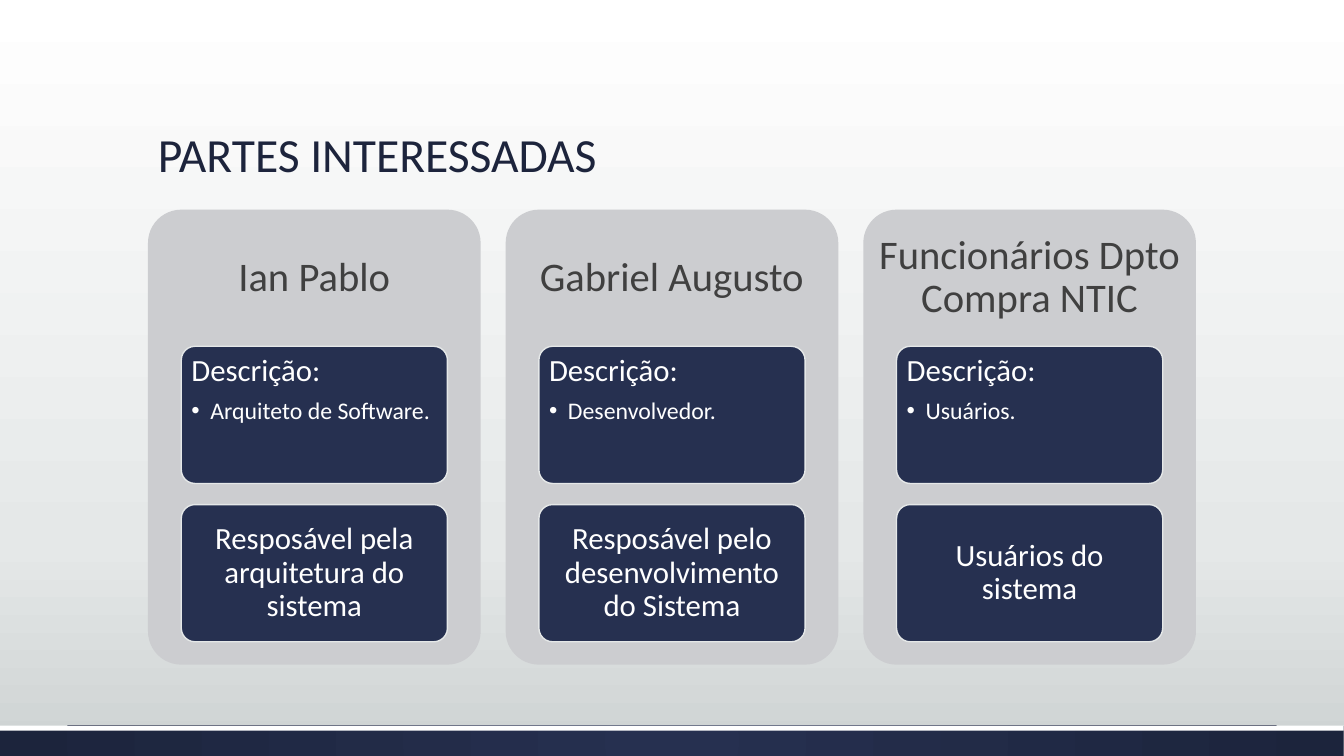
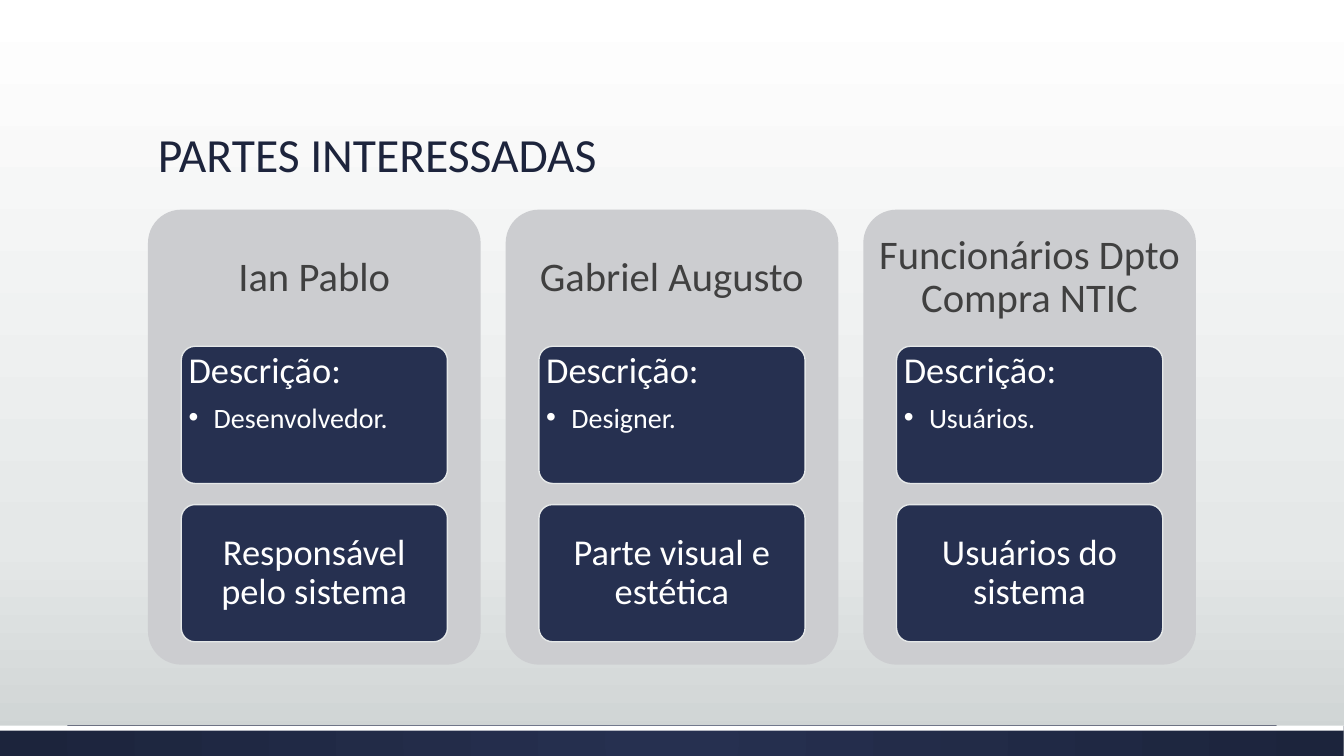
Before and after one commit to brunoedu/gestaoprojetos, a slide deck: slide 3 of 2. Registro das Partes Interessadas - Template.pptx. Drawn at 1344x756 pixels with LibreOffice and Linux fonts; fonts in the diff are those of the drawing. Boxes give left, top, right and bottom in pixels: in the first picture for what was removed or moved away, otherwise in the second. Text is boxed around its words. In the diff, an @@ line names an element or a change of style, - is before the commit and + after.

```diff
--- a/2. Registro das Partes Interessadas - Template.pptx
+++ b/2. Registro das Partes Interessadas - Template.pptx
@@ text "Descrição:": place and size @@
-text "Descrição:" at box(549, 360, 716, 419)
+text "Descrição:" at box(189, 358, 388, 428)
@@ text "Descrição:" at box(189, 358, 388, 428): size 22 to 26 pt in "Descrição:"; size 17 to 20 pt in "Desenvolvedor."; more space between paragraphs; bullet • to •• @@
@@ text added at box(546, 358, 699, 433), 26 pt, text #FFFFFF @@
+Descrição:
+  •• Designer.
@@ text "Descrição:" at box(904, 358, 1057, 428): size 22 to 26 pt in "Descrição:"; size 17 to 20 pt in "Usuários."; more space between paragraphs; bullet • to •• @@
@@ text removed at box(191, 360, 430, 423) @@
-Descrição:
-  • Arquiteto de Software.
@@ text "Usuários do sistema" at box(942, 539, 1117, 605): size 22 to 26 pt; more space between paragraphs @@
@@ text at box(221, 539, 407, 610): text changed; size 22 to 26 pt @@
-Resposável pela arquitetura do sistema
+Responsável pelo sistema
@@ text at box(574, 539, 770, 605): text changed; size 22 to 26 pt @@
-Resposável pelo desenvolvimento do Sistema
+Parte visual e estética
```
Also in this commit, not shown: 3 other slides changed, 5 other files.
